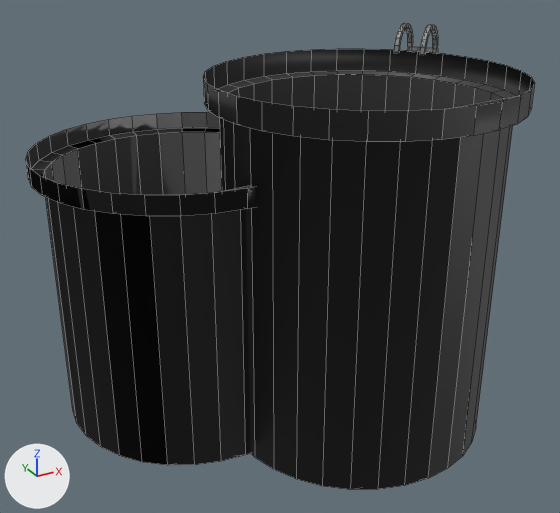
The FBX model Assets/fbx/chemical_vat3.fbx: old version first, new version second.
The view is the same before and after, from a camera (50 mm lens) standing at (-8.47, -6.6, 5.54) and looking at (-4.54, 0.53, 1.97). Lighting does not change. The marker at lower left points along +X, +Y and +Z. Mesh edges are drawn as thin lines. Where no turn or scale is listed for an object, it has been applied to the vertices.

In view in the first picture: 'ChemicalVat3'.
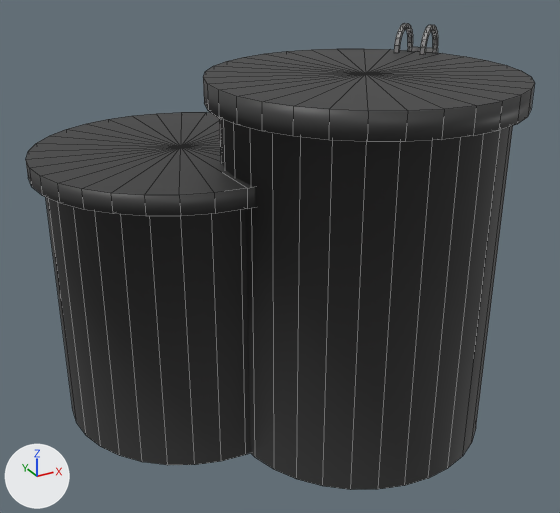
Changed parts and their boxes [x1, y1, x2, y2] in the pictures (560 x 513 px; the box of a moved part takes in the faces that stretch with it):
part 1 of me_chemicalvat3, moved or reshaped
    before: [448, 95, 521, 109]
    after: [203, 49, 534, 111]
part 2 of me_chemicalvat3, built on
    before: [216, 185, 254, 193]
    after: [26, 112, 254, 195]

The change, as a list of edits to the scene's bpy script:
```text
Change me_chemicalvat3:
    used by ob_chemicalvat3; location = (-2.65, 0.82, 4.03)
    remove me_chemicalvat3.from_pydata(...)  # 632 vertices, 636 faces; spans x -4.38..0.54, y -2.47..2.14, z -4.03..0.33
    add me_chemicalvat3.from_pydata(...)  # 634 vertices, 652 faces; spans x -4.38..0.54, y -2.47..2.14, z -4.03..0.33
    me_chemicalvat3 part 1
    45 faces are deleted
    1 vertex is added at (-1.19, -0.82, 0.03)
    32 new faces join them, mat_chemicalvat3 (black #383838)
    me_chemicalvat3 part 2
    1 face is deleted
    1 vertex is added at (-2.73, 0.49, -0.84)
    32 new faces join them, mat_chemicalvat3 (black #383838)
```
